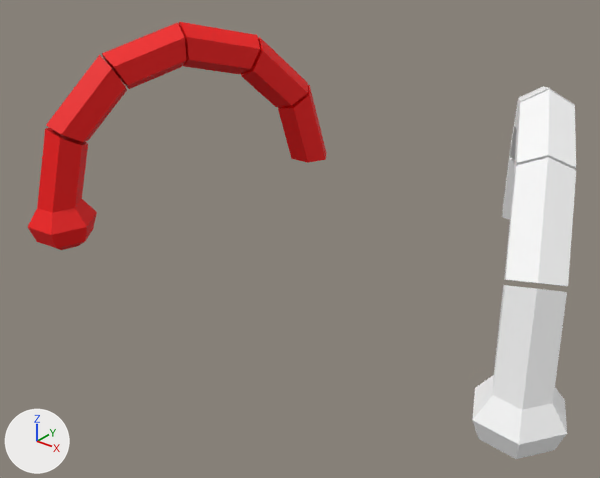
Two versions of the glTF model addons/Cubiix_Assets/Mods/CoreAssets/Assets/Mesh/Base/Ears/Bee_Ears.gltf, one commit apart.
The view is the same before and after, from a 50 mm camera at (1.77, -3.67, 5.94) aimed at (-0.02, -1.43, 4.55). Lighting does not change. The marker at lower left points along +X, +Y and +Z. Vertices at the same position are counted once.

The scene before the commit, as lines of its bpy script (objects in view):
```python
mat_material = principled_material('Material')
mat_material.texture = img_color_palette
mat_material.roughness = 0.61
me_plane_014 = bpy.data.meshes.new('Plane.014')
me_plane_014.from_pydata(...)  # 180 vertices, 304 faces; spans x -1.2..1.2, y -1.91..-0.62, z 4.34..5.24
me_plane_014.materials.append(mat_material)  # picture img_color_palette
ob_bee_ears = bpy.data.objects.new('Bee_Ears', me_plane_014)
ob_bee_ears.location = (0.0, 0.0, 0.0)
```
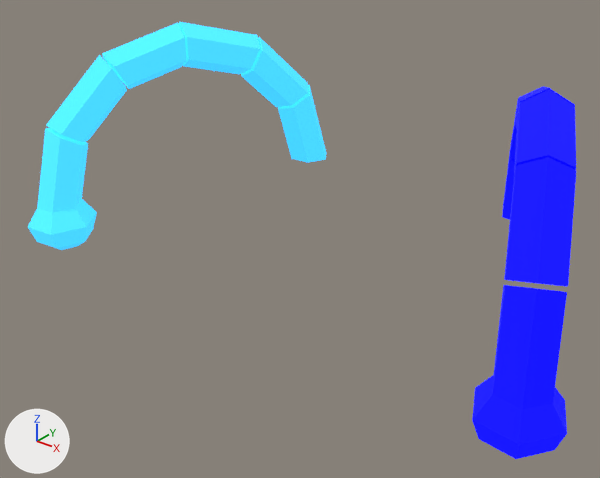
Boxes (x1, y1, x2, y2) around the edits, measured in the pictures (600 x 478 px):
'Bee_Ears', surface changed: (28, 22, 576, 459) in both

The change, as a list of edits to the scene's bpy script:
```text
Add img_shader_teststrip:
    img_shader_teststrip = load_image('Shader_TestStrip', 'Shader_TestStrip.png', 18, 2, 'sRGB')
Change mat_material:
    where n0 = _N.new('ShaderNodeBsdfPrincipled'); n0.name = 'Principled BSDF'
    n0.inputs[2].default_value: 0.61 -> 1.0  # 'Roughness'
    add n0.inputs[28].default_value = 1.0  # 'Emission Strength'
    where n2 = _N.new('ShaderNodeTexImage'); n2.name = 'Image Texture'
    n2.image: img_color_palette -> img_shader_teststrip
    add n3 = _N.new('ShaderNodeTexImage'); n3.name = 'Image Texture.001'
    add n3.image = img_shader_teststrip
    add n3.interpolation = 'Closest'
    remove _L.new(n2.outputs[0], n0.inputs[0])  # 'Color' to 'Base Color'
    add _L.new(n2.outputs[0], n0.inputs[27])  # 'Color' to 'Emission Color'
    add _L.new(n3.outputs[0], n0.inputs[0])  # 'Color' to 'Base Color'
Change me_plane_014:
    where me_plane_014.from_pydata(...)  # 180 vertices, 304 faces; spans x -1.2..1.2, y -1.91..-0.62, z 4.34..5.24
    used by ob_bee_ears; location = (0.0, 0.0, 0.0)
    me_plane_014 part 1: texture (UV) coordinates of 304 of 304 faces, centred in x -1.17..1.17, y -1.89..-0.65, z 4.34..5.2, changed; they spanned u 0.25..0.75, v 0.75..0.75 and now span u 0.03..0.09, v 0.79..0.79
```
